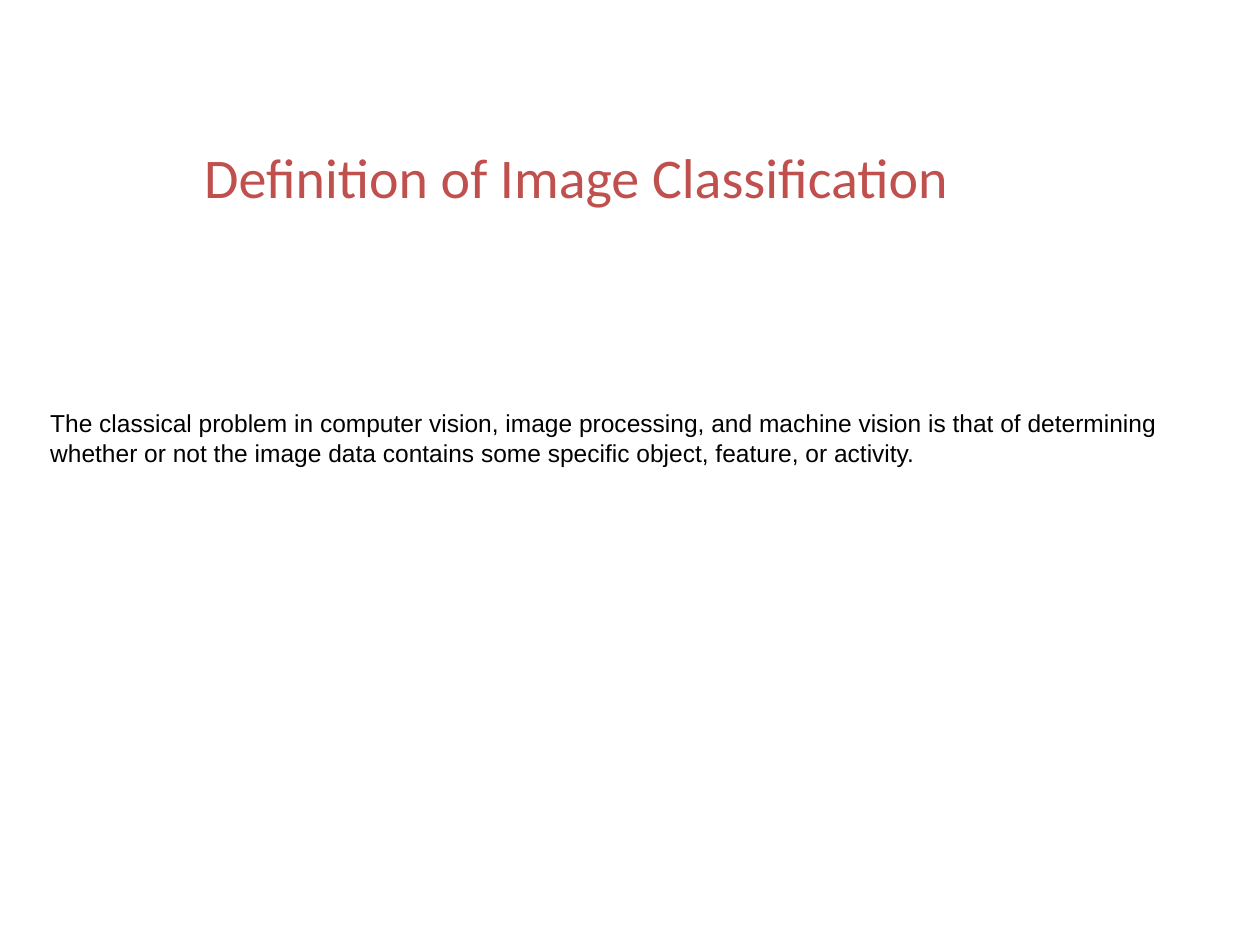
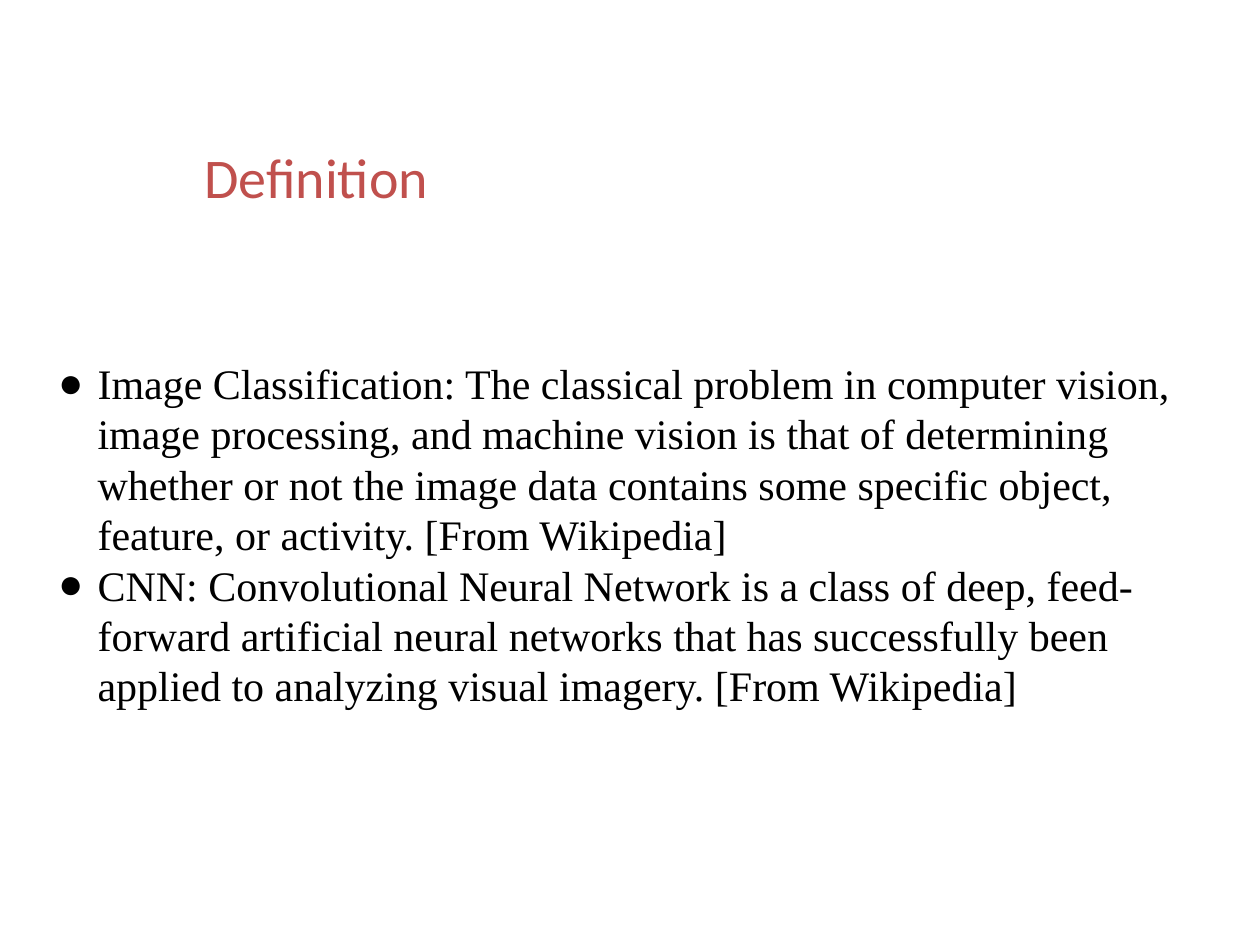
Before and after one commit to ttomchy/CV_2Project, a slide deck: slide 3 of presentation.pptx. Drawn at 1260x945 pixels with LibreOffice and Linux fonts; fonts in the diff are those of the drawing; background and template pictures are left out. Boxes give left, top, right and bottom in pixels: in the first picture for what was removed or moved away, otherwise in the second. Text is boxed around its words. In the diff, an @@ line names an element or a change of style, - is before the commit and + after.

Commit message:
1111
new slides

```diff
--- a/presentation.pptx
+++ b/presentation.pptx
@@ text at <box>204,159,428,199</box>: text changed @@
-Definition of Image Classification
+Definition
@@ text at <box>98,369,1169,710</box>: text changed; size 14 to 24 pt; font Arial to Times New Roman @@
-The classical problem in computer vision, image processing, and machine vision is that of determining whether or not the image data contains some specific object, feature, or activity.
+● Image Classification: The classical problem in computer vision, image processing, and machine vision is that of determining whether or not the image data contains some specific object, feature, or activity. [From Wikipedia]
+● CNN: Convolutional Neural Network is a class of deep, feed-forward artificial neural networks that has successfully been applied to analyzing visual imagery. [From Wikipedia]
```
Also in this commit, not shown: 3 other slides changed, 12 slides added, 3 slides removed.
